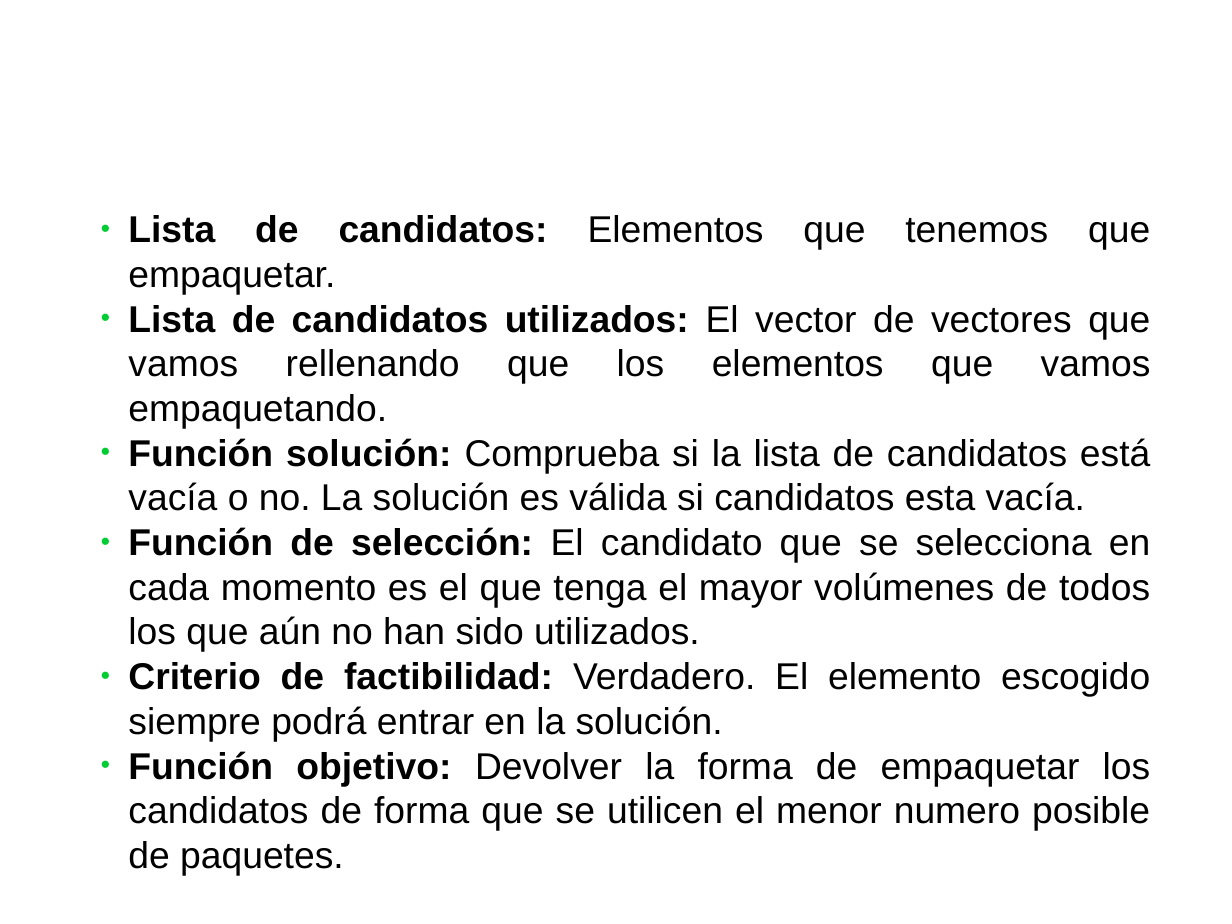
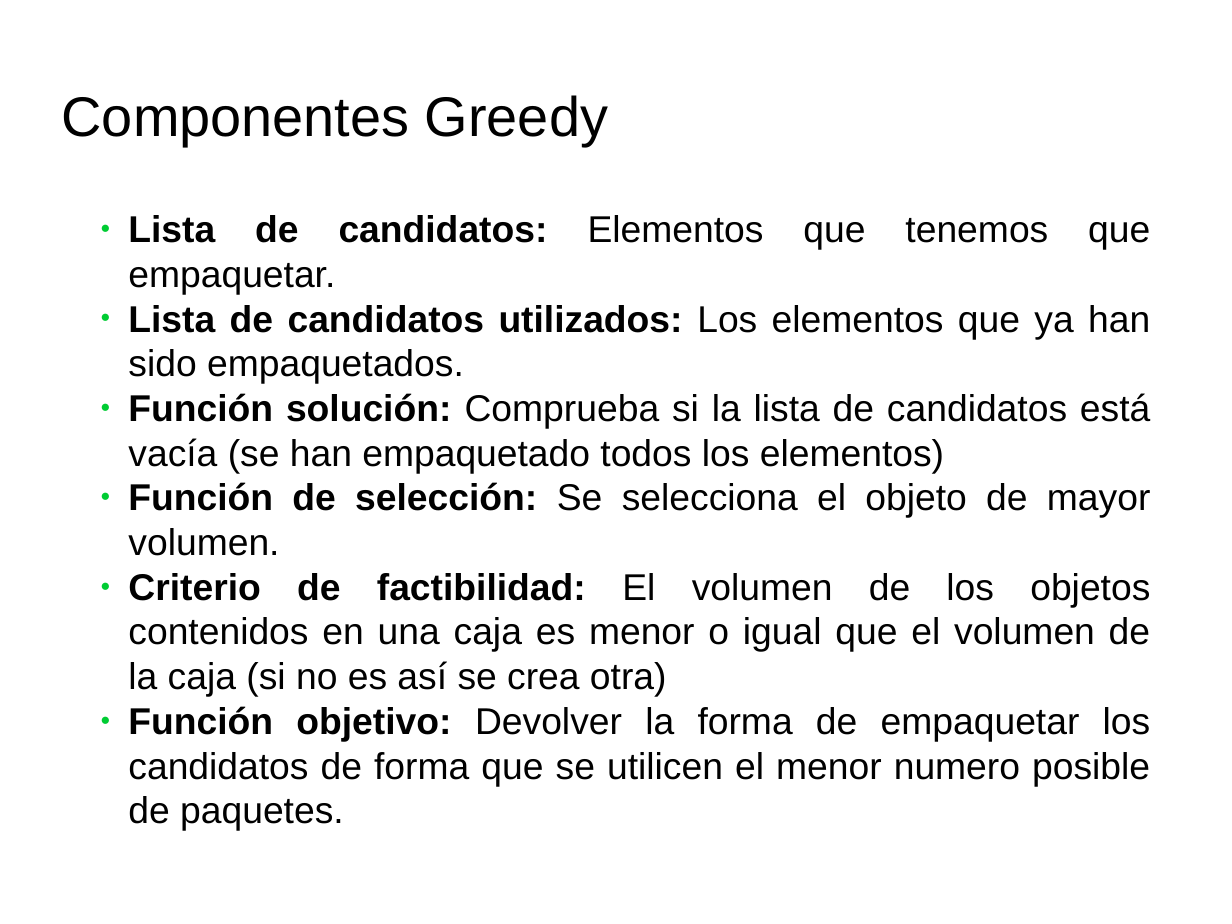
Before and after one commit to guillegalor/BinPacking, a slide deck: slide 4 of office/presentación.odp. Drawn at 1232x924 pixels with LibreOffice and Linux fonts; fonts in the diff are those of the drawing; background and template pictures are left out. Boxes give left, top, right and bottom in pixels: in the first picture for what was removed or moved away, otherwise in the second. Text is boxed around its words. In the diff, an @@ line names an element or a change of style, - is before the commit and + after.

```diff
--- a/office/presentación.odp
+++ b/office/presentación.odp
@@ title added at box(62, 95, 608, 146), 36 pt, text #000000 @@
+Componentes Greedy
@@ text at box(128, 305, 1151, 697): text changed @@
-● Lista de candidatos utilizados: El vector de vectores que vamos rellenando que los elementos que vamos empaquetando.
-● Función solución: Comprueba si la lista de candidatos está vacía o no. La solución es válida si candidatos esta vacía.
-● Función de selección: El candidato que se selecciona en cada momento es el que tenga el mayor volúmenes de todos los que aún no han sido utilizados.
-● Criterio de factibilidad: Verdadero. El elemento escogido siempre podrá entrar en la solución.
+● Lista de candidatos utilizados: Los elementos que ya han sido empaquetados.
+● Función solución: Comprueba si la lista de candidatos está vacía (se han empaquetado todos los elementos)
+● Función de selección: Se selecciona el objeto de mayor volumen.
+● Criterio de factibilidad: El volumen de los objetos contenidos en una caja es menor o igual que el volumen de la caja (si no es así se crea otra)
```
Also in this commit, not shown: 2 other slides changed, 4 other files.
